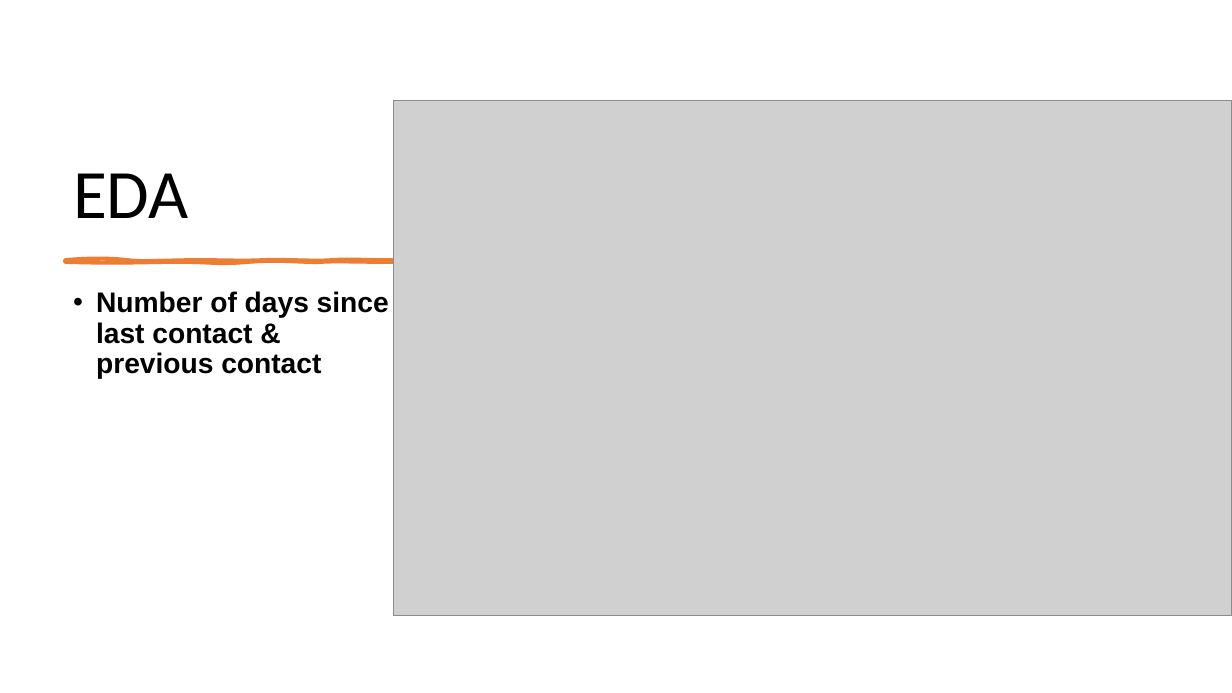
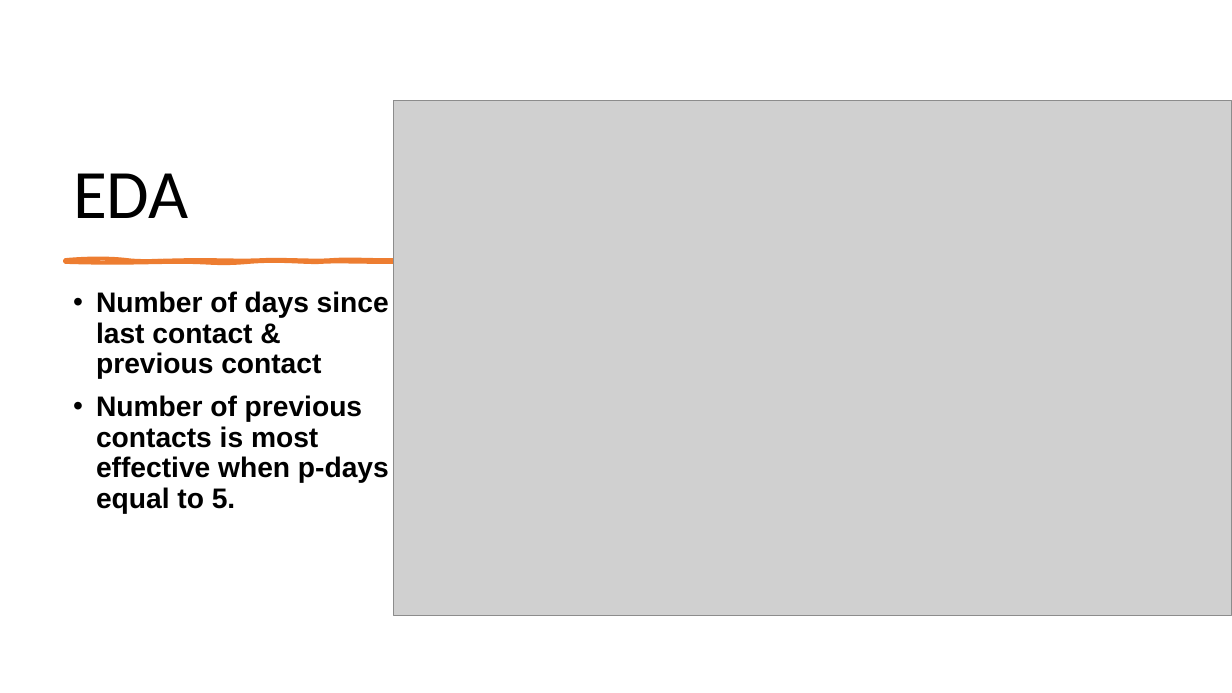
Before and after one commit to Zeruuuuu/ML-implementation, a slide deck: slide 11 of Week 11 presentation/Presentation2.pptx. Drawn at 1232x693 pixels with LibreOffice and Linux fonts; fonts in the diff are those of the drawing; grey boxes stand for pictures. Boxes give left, top, right and bottom in pixels: in the first picture for what was removed or moved away, otherwise in the second. Text is boxed around its words. In the diff, an @@ line names an element or a change of style, - is before the commit and + after.

```diff
--- a/Week 11 presentation/Presentation2.pptx
+++ b/Week 11 presentation/Presentation2.pptx
@@ text at (96, 395, 389, 514): paragraph added @@
+• Number of previous contacts is most effective when p-days equal to 5.
```
Also in this commit, not shown: 4 other slides changed, 2 other files.
